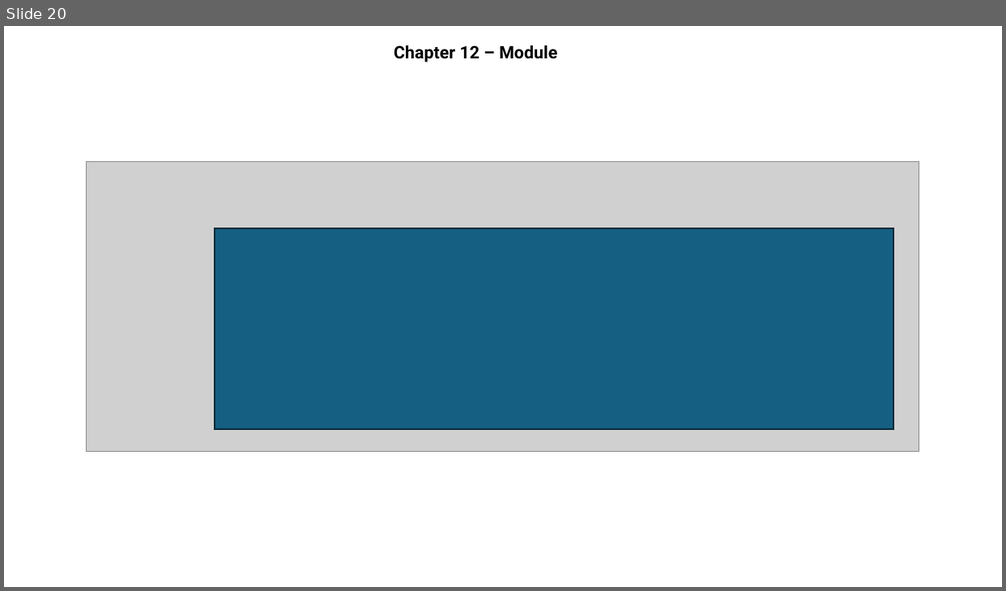
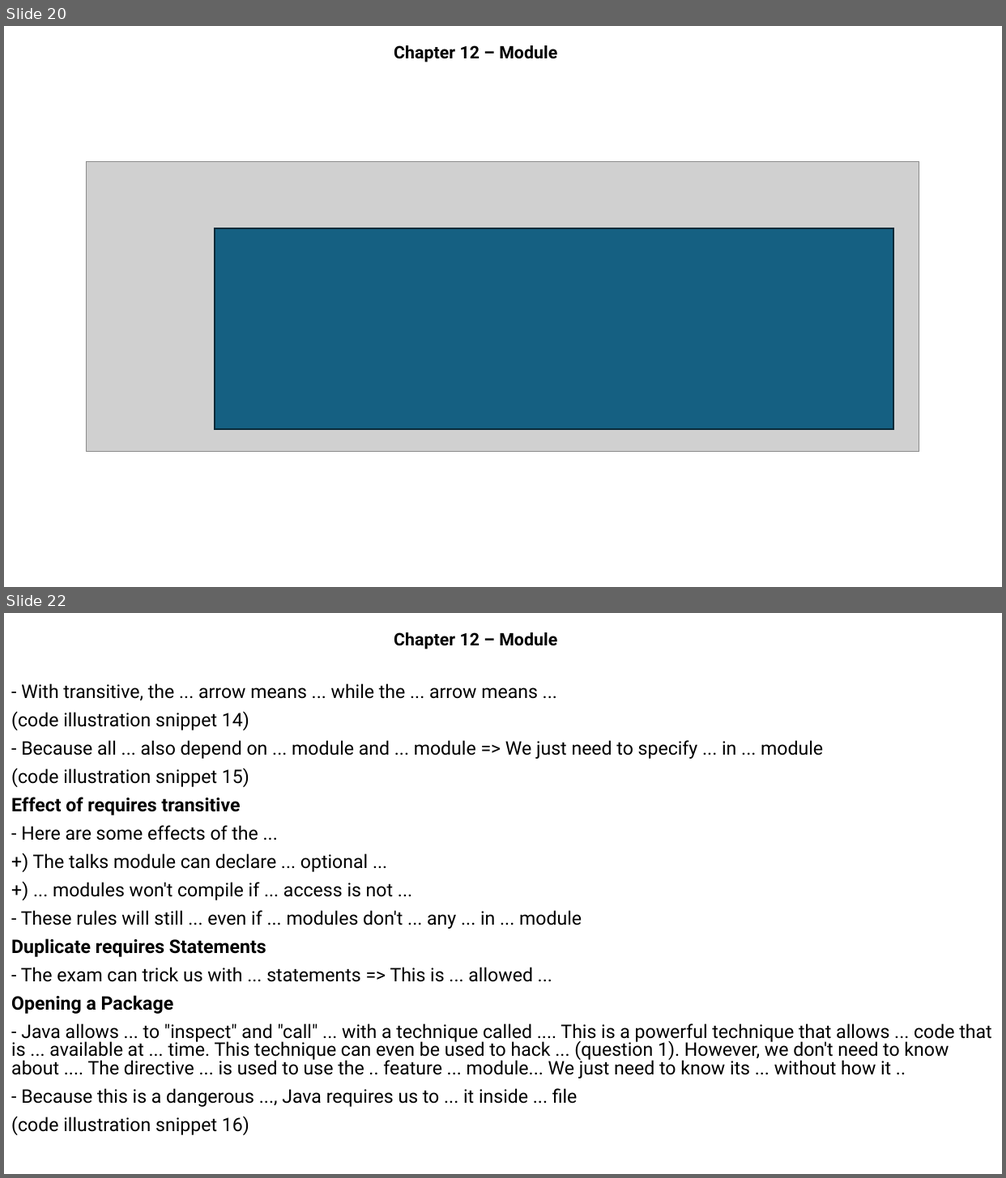
Before and after one commit to MaiDinhVinh/CS-Java, a slide deck: OCP17/Chapter 12 - Modules.pptx. Shown one above the other, each under a label of ours: slide 20 before the commit, slides 20 and 22 after it; the slides between them are not shown. The pictures are 1006x591 and 1006x1178 pixels, drawn with LibreOffice and Linux fonts; fonts in the diff are those of the drawing; grey boxes stand for pictures. Boxes give left, top, right and bottom in pixels: in the first picture for what was removed or moved away, otherwise in the second. Text is boxed around its words. In the diff, an @@ line names an element or a change of style, - is before the commit and + after.

```diff
--- a/OCP17/Chapter 12 - Modules.pptx
+++ b/OCP17/Chapter 12 - Modules.pptx
@@ slide 22 added at (x1=4, y1=613, x2=1002, y2=1174), background #FFFFFF @@
@@ subtitle added at (x1=394, y1=632, x2=557, y2=649), 16.6 pt, text #000000, bold @@
+Chapter 12 – Module
@@ text added at (x1=11, y1=683, x2=991, y2=1135), 18 pt, text #000000 @@
+- With transitive, the ... arrow means ... while the ... arrow means ...
+(code illustration snippet 14)
+- Because all ... also depend on ... module and ... module => We just need to specify ... in ... module
+(code illustration snippet 15)
+Effect of requires transitive
+- Here are some effects of the ...
++) The talks module can declare ... optional ...
++) ... modules won't compile if ... access is not ...
+- These rules will still ... even if ... modules don't ... any ... in ... module
+Duplicate requires Statements
+- The exam can trick us with ... statements => This is ... allowed ...
+Opening a Package
+- Java allows ... to "inspect" and "call" ... with a technique called .... This is a powerful technique that allows ... code that is ... available at ... time. This technique can even be used to hack ... (question 1). However, we don't need to know about .... The directive ... is used to use the .. feature ... module... We just need to know its ... without how it ..
+- Because this is a dangerous ..., Java requires us to ... it inside ... file
+(code illustration snippet 16)
```
Also in this commit, not shown: 32 other slides added.
